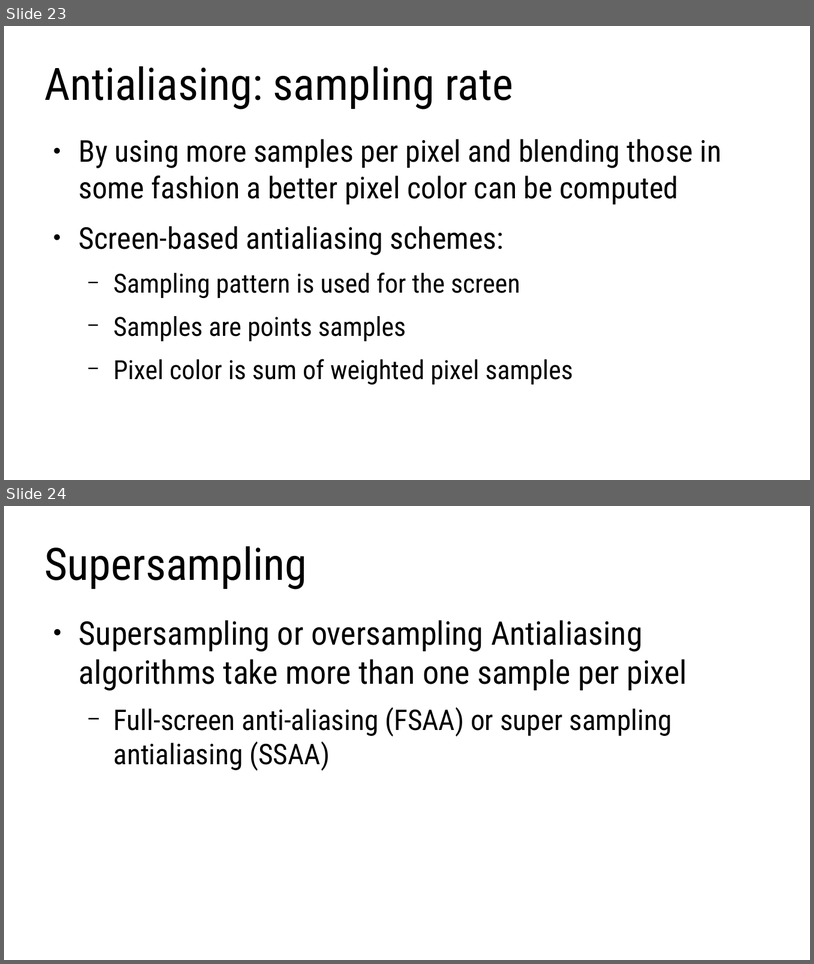
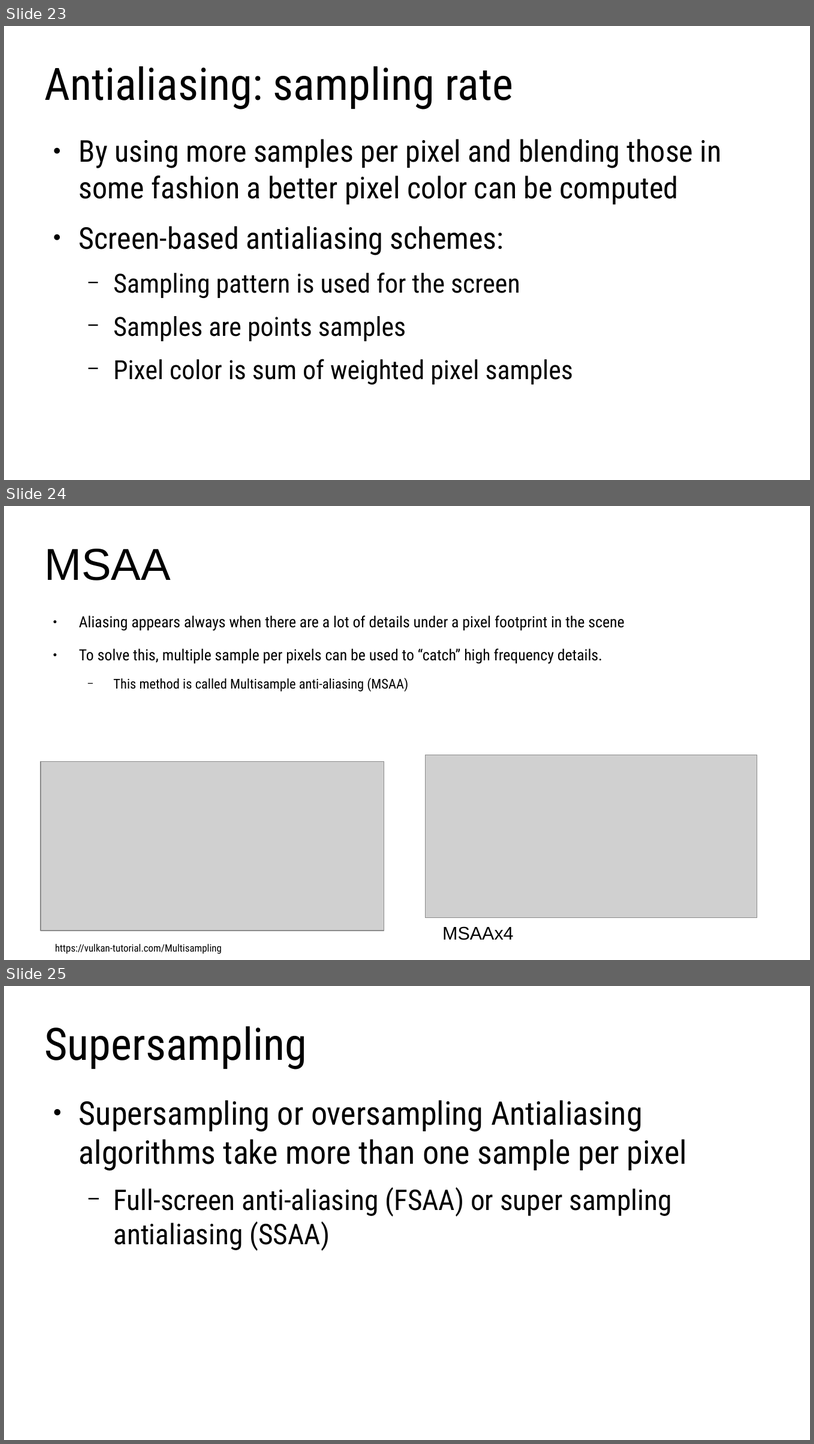
Before and after one commit to lorentzo/IntroductionToComputerGraphics, a slide deck: lectures/5_foundations_image_postprocessing/5_1_images.odp. Shown one above the other, each under a label of ours: slides 23 and 24 before the commit, slides 23, 24 and 25 after it. The pictures are 814x964 and 814x1444 pixels, drawn with LibreOffice and Linux fonts; fonts in the diff are those of the drawing; grey boxes stand for pictures. Boxes give left, top, right and bottom in pixels: in the first picture for what was removed or moved away, otherwise in the second. Text is boxed around its words. In the diff, an @@ line names an element or a change of style, - is before the commit and + after.

```diff
--- a/lectures/5_foundations_image_postprocessing/5_1_images.odp
+++ b/lectures/5_foundations_image_postprocessing/5_1_images.odp
@@ slide 24 added at [4, 506, 810, 960], background #FFFFFF @@
@@ title added at [44, 549, 171, 580], 44 pt, text #000000 @@
+MSAA
@@ text added at [79, 615, 624, 691], 15.2 pt, text #000000 @@
+● Aliasing appears always when there are a lot of details under a pixel footprint in the scene
+● To solve this, multiple sample per pixels can be used to “catch” high frequency details.
+  − This method is called Multisample anti-aliasing (MSAA)
@@ picture added at [425, 755, 758, 918] @@
@@ picture added at [41, 762, 384, 930] @@
@@ text added at [443, 926, 513, 940], 18 pt, text #000000 @@
+MSAAx4
@@ text added at [55, 943, 222, 954], 10 pt, text #000000 @@
+https://vulkan-tutorial.com/Multisampling
@@ what was slide 24 is now slide 25 @@
```
Also in this commit, not shown: 5 other files.
